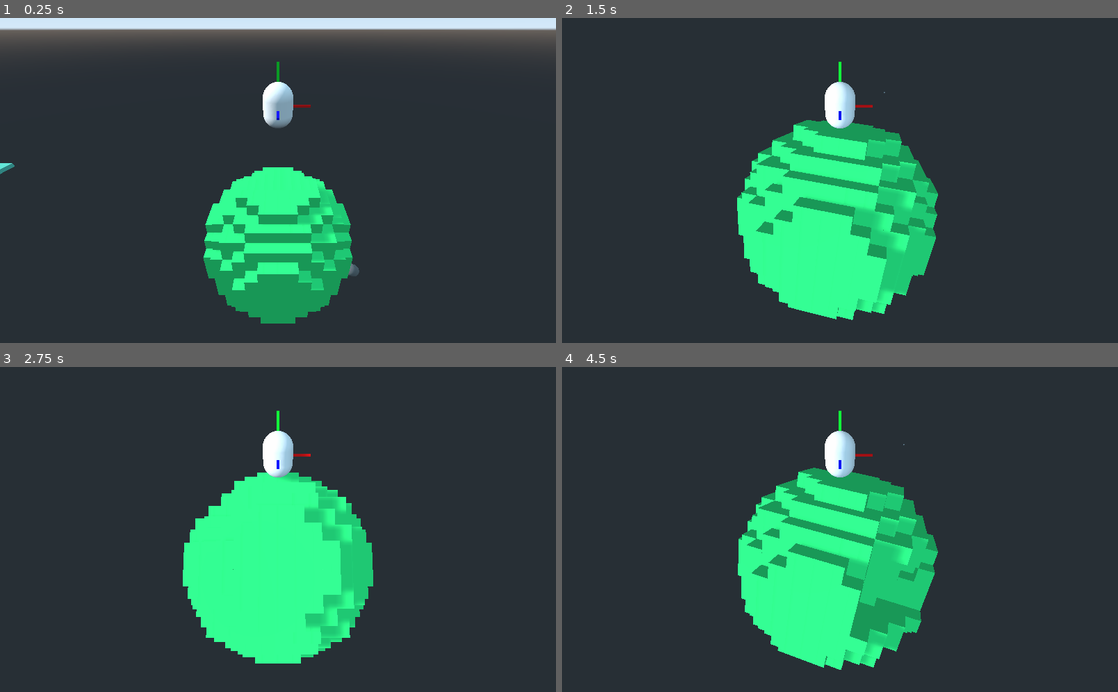
Above: before the commit, frames 1-4 (two rows, left to right).
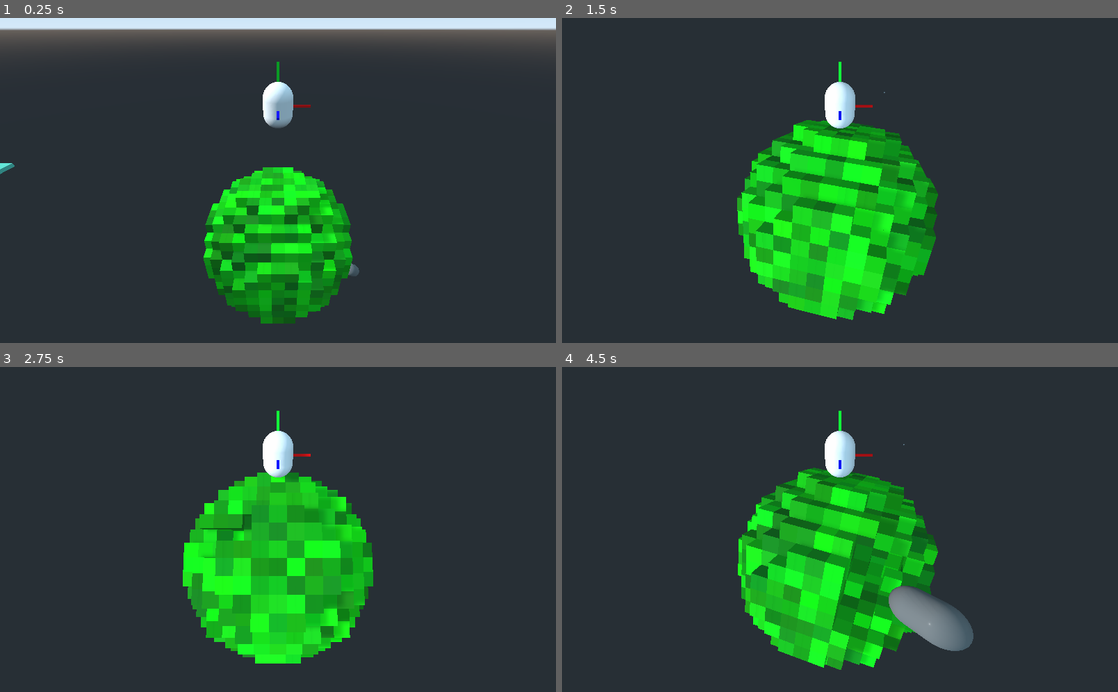
Above: after the commit, the same moments.

Repository: kevinms/godot-wild-jam-23
Game: Godot game, scene res://Game.tscn
Same seed, same stepped clock (60 frames per second), same inputs: the game is played once before the commit and once after it.
Inputs (mouse positions are in pixels of both pictures, inside the frame that each line leads up to):
- Up to frame 1 (0.25 s): no input
- Up to frame 2 (1.5 s): tap Enter (enter) at 0.5, 0.6 s; move the mouse to (867, 180) at 0.52 s; hold W (forward) from 0.53 s (still down); tap Space (jump) at 0.77 s; move the mouse to (812, 180) at 1.27 s; click (812, 180) at 1.35 s
- Up to frame 3 (2.75 s): keep holding W (forward); tap Space (jump) at 1.52 s; move the mouse to (289, 523) at 2.02 s; tap Enter (enter) at 2.1 s
- Up to frame 4 (4.5 s): keep holding W (forward); move the mouse to (834, 536) at 2.77 s; click (834, 536) at 2.85 s; tap Space (jump) at 3.02, 3.77 s; move the mouse to (878, 532) at 3.52 s; tap Enter (enter) at 3.6 s; move the mouse to (795, 526) at 4.27 s; click (795, 526) at 4.35 s

The runs differ from the first frame. In frame 1, 10% of the frame differs, in the area x 36-64%, y 45-95%; in frame 2, 17%; in frame 3, 16%; in frame 4, 18%, in the area x 31-74%, y 30-94%.

Commit message:
Varied color of voxels.

Diff:
--- a/Game.tscn
+++ b/Game.tscn
@@ -62,3 +62,4 @@
 current = true
 
 [node name="Planet" parent="." instance=ExtResource( 4 )]
+radius = 7
--- a/Spatial.gd
+++ b/Spatial.gd
@@ -12,6 +12,26 @@
 
 var matrix = []
 
+func gen_voxel(x, y, z):
+	var voxel = voxelScene.instance()
+
+	var pos = Vector3(x, y, z)
+	voxel.translate(pos)
+	add_child(voxel)
+
+	var color = Color(
+		rand_range(0, 0.1),
+		rand_range(0.5,1),
+		rand_range(0,0.1)
+	)
+	print(color)
+
+	var material = voxel.get_node("MeshInstance").get_surface_material(0).duplicate()
+	material.albedo_color = color
+	voxel.get_node("MeshInstance").set_surface_material(0, material)
+
+	return voxel
+
 func generate_world():
 	for x in range(-radius, radius):
 		matrix.append([])
@@ -21,11 +41,7 @@
 				var dist = sqrt( pow(x, 2) + pow(y, 2) + pow(z, 2) )
 
 				if dist < radius:
-					var voxel = voxelScene.instance()
-
-					var pos = Vector3(x, y, z)
-					voxel.translate(pos)
-					add_child(voxel)
+					var voxel = gen_voxel(x, y, z)
 					voxel.connect("missile_impact", self, "_on_Emitter_missile_impact")
 					matrix[x+7][y+7].append(voxel)
 
@@ -36,7 +52,7 @@
 
 	# Create the intersection shape
 	var sphere = SphereShape.new()
-	sphere.radius = 2.0
+	sphere.radius = 3.0
 
 	# Configure the query parameters
 	var query = PhysicsShapeQueryParameters.new()
@@ -44,12 +60,16 @@
 	#query.set_transform(get_transform())
 
 	query.transform = Transform(Basis.IDENTITY, impact_site)
+	#query.set_exclude(excludes)
 
 	var max_results = 32
 	var results = space_state.intersect_shape(query, max_results)
 
 	for result in results:
 		var collider = result["collider"]
-		collider.queue_free()
+		if collider.name == "Player":
+			print("Ouchie")
+		else:
+			collider.queue_free()
 #
 #	print("hi")
--- a/Voxel.tscn
+++ b/Voxel.tscn
@@ -9,7 +9,7 @@
 
 [node name="StaticBody" type="StaticBody"]
 
-[node name="Voxel" type="MeshInstance" parent="."]
+[node name="MeshInstance" type="MeshInstance" parent="."]
 transform = Transform( 0.5, 0, 0, 0, 0.5, 0, 0, 0, 0.5, 0, 0, 0 )
 mesh = SubResource( 1 )
 material/0 = SubResource( 2 )
